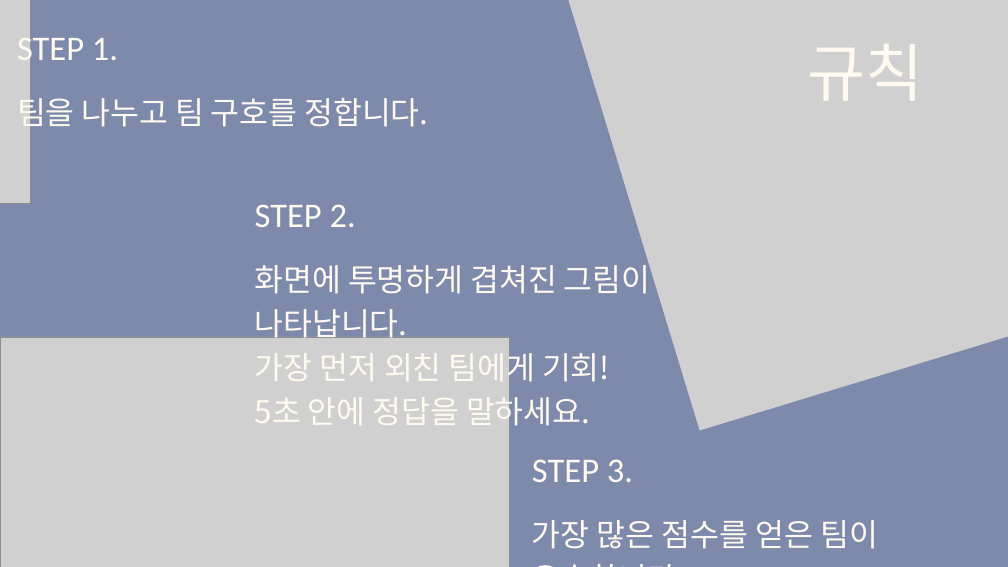
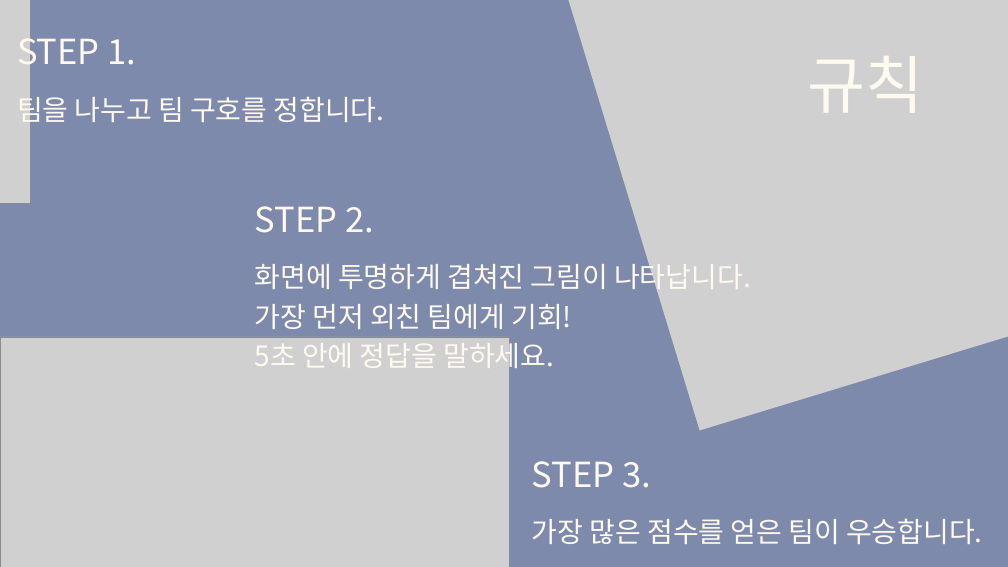
Before and after one commit to tkdgns25300/sunday_play, a slide deck: slide 2 of public/downloads/games/transparent-image-quiz/rules.pptx. Drawn at 1008x567 pixels with LibreOffice and Linux fonts; fonts in the diff are those of the drawing; grey boxes stand for pictures. Boxes give left, top, right and bottom in pixels: in the first picture for what was removed or moved away, otherwise in the second. Text is boxed around its words. In the diff, an @@ line names an element or a change of style, - is before the commit and + after.

```diff
--- a/public/downloads/games/transparent-image-quiz/rules.pptx
+++ b/public/downloads/games/transparent-image-quiz/rules.pptx
@@ text "규칙" moved from (x1=808, y1=44, x2=924, y2=101) to (x1=808, y1=56, x2=924, y2=113) @@
@@ text "팀을 나누고 팀 구호를 정합니다." at (x1=17, y1=92, x2=385, y2=128): size 44.8 to 40 pt; line spacing 62.7pt to 56pt @@
@@ font Calibri to Noto Sans CJK KR in 4 elements at (x1=532, y1=461, x2=651, y2=488), (x1=17, y1=30, x2=136, y2=74), (x1=808, y1=56, x2=924, y2=113), (x1=255, y1=206, x2=374, y2=233) @@
@@ text "화면에 투명하게 겹쳐진 그림이 나타납니다." at (x1=255, y1=259, x2=751, y2=374): size 44.8 to 40 pt; line spacing 62.8pt to 56pt @@
@@ text "가장 많은 점수를 얻은 팀이 ..." at (x1=532, y1=518, x2=983, y2=544): size 44.9 to 40 pt; line spacing 62.8pt to 56pt @@
```
Also in this commit, not shown: 12 other slides changed, 3 other files.
